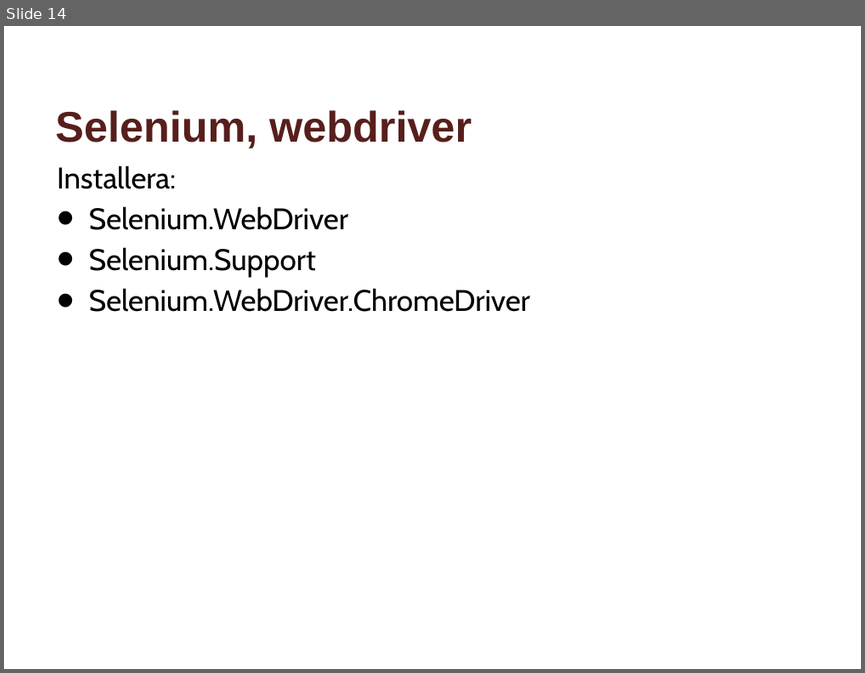
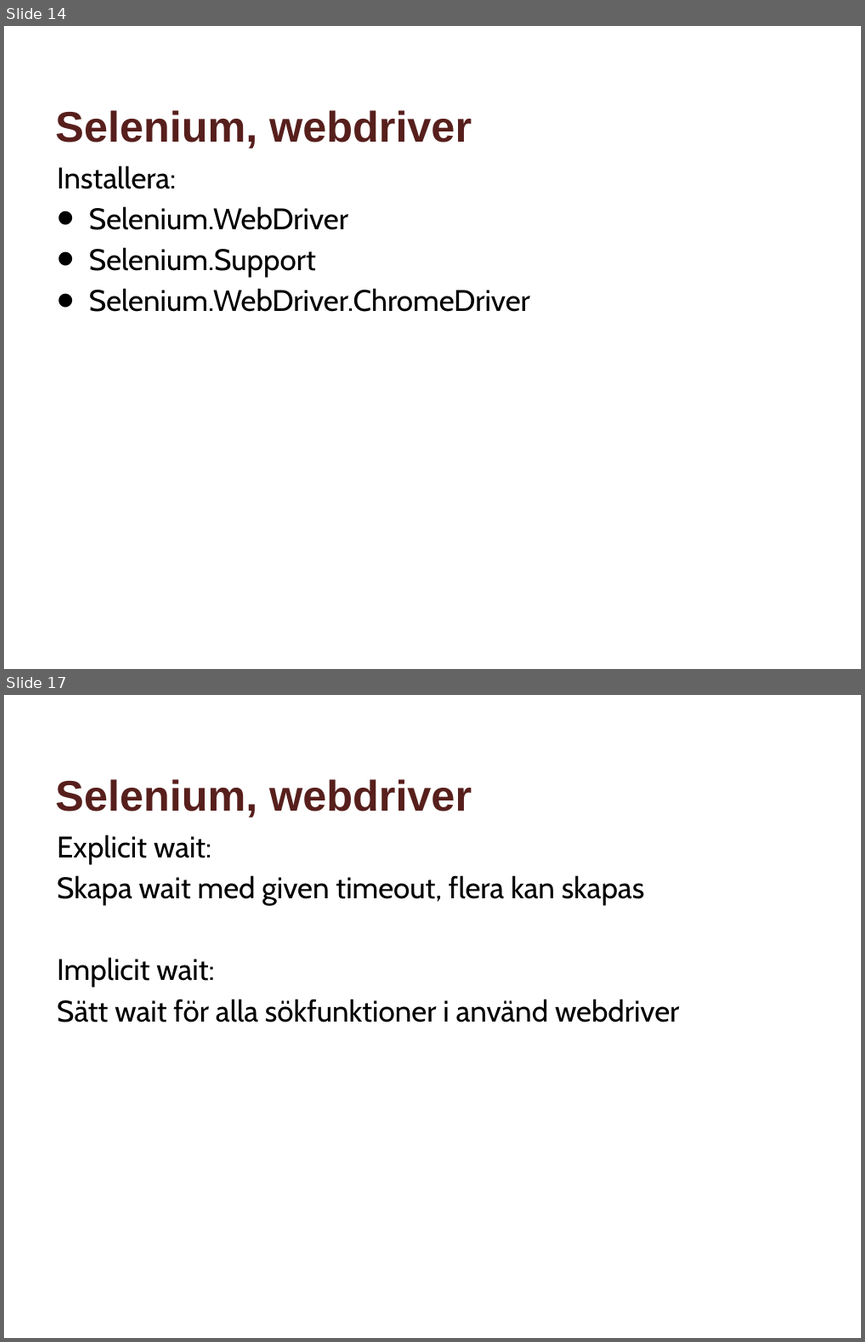
Before and after one commit to andekd/Webdriver-in-VS2015, a slide deck: Selenium_VS2015_Bas.pptx. Shown one above the other, each under a label of ours: slide 14 before the commit, slides 14 and 17 after it; the slides between them are not shown. The pictures are 865x673 and 865x1342 pixels, drawn with LibreOffice and Linux fonts; fonts in the diff are those of the drawing; background and template pictures are left out. Boxes give left, top, right and bottom in pixels: in the first picture for what was removed or moved away, otherwise in the second. Text is boxed around its words. In the diff, an @@ line names an element or a change of style, - is before the commit and + after.

Commit message:
Klart t.o.m. wait-funktion

```diff
--- a/Selenium_VS2015_Bas.pptx
+++ b/Selenium_VS2015_Bas.pptx
@@ slide 17 added at [4,695,861,1338], background #FFFFFF @@
@@ title added at [55,779,472,817], 36 pt, text #571F1C, bold @@
+Selenium, webdriver
@@ text added at [57,834,679,1022], 25 pt, text #000000 @@
+Explicit wait:
+Skapa wait med given timeout, flera kan skapas
+Implicit wait:
+Sätt wait för alla sökfunktioner i använd webdriver
```
Also in this commit, not shown: 4 other slides added, 7 other files.
